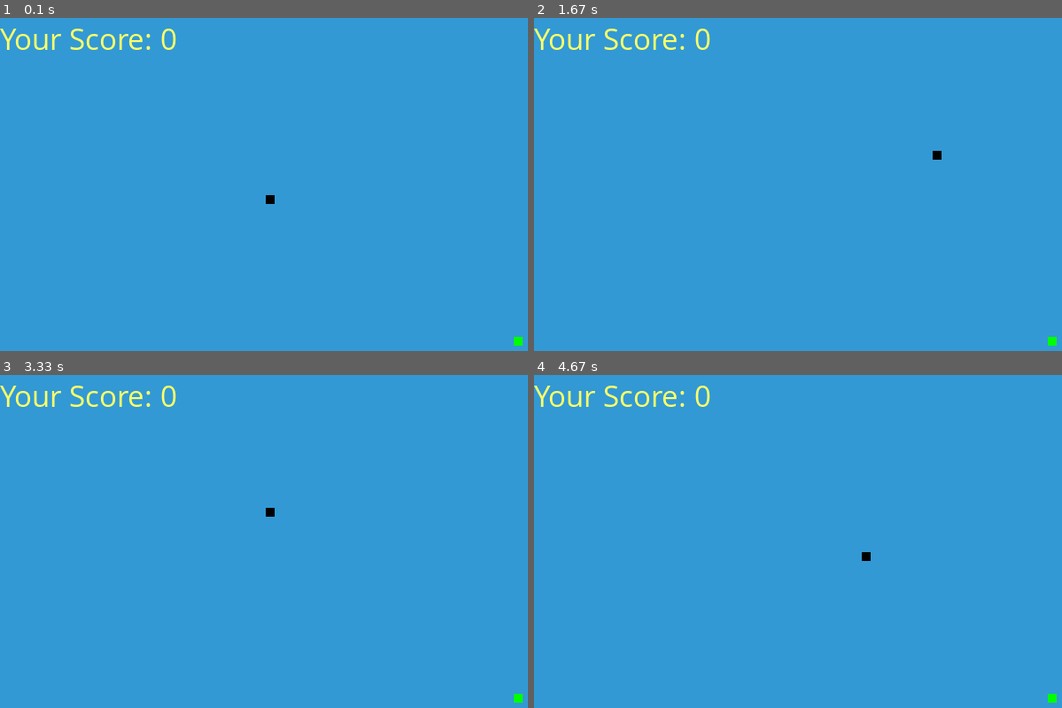
Above: before the commit, frames 1-4 (two rows, left to right).
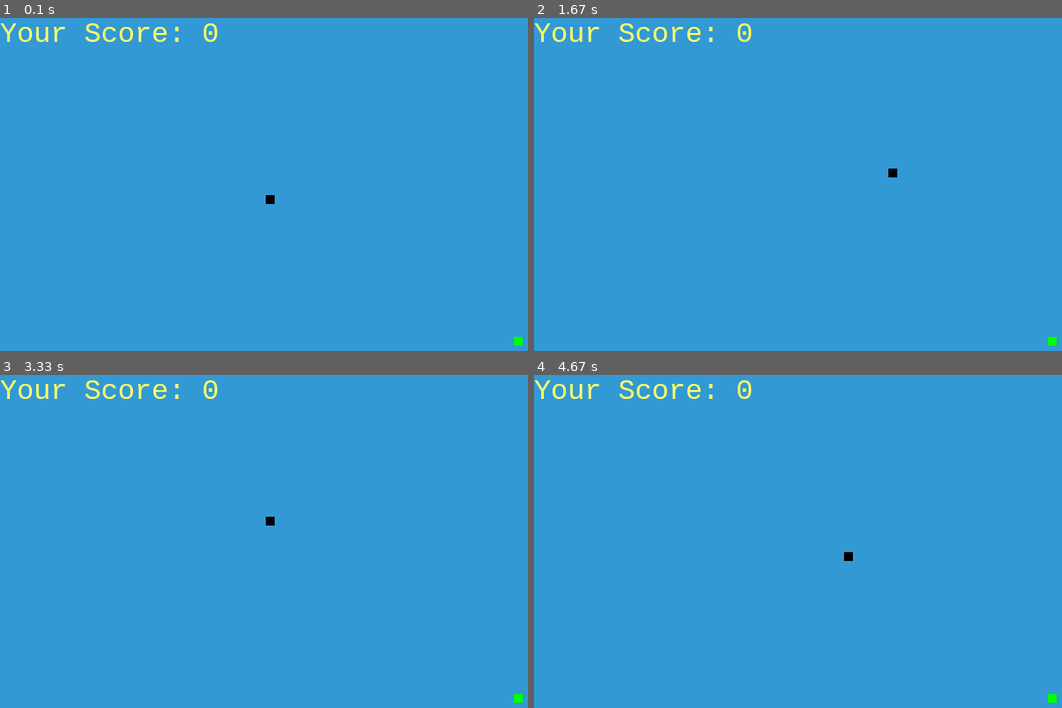
Above: after the commit, the same moments.

Repository: Cal-theDevGirl/pygames
Game: pygame game, started from snake.py
The game is run twice, just before and just after one commit, with the same random seed, the same clock (stepped at 60 frames per second) and the same inputs.
Inputs:
- Up to frame 1 (0.1 s): no input
- Up to frame 2 (1.67 s): hold Right 0.33-0.8 s; hold Up 0.83-1.13 s; hold Right 1.17-1.63 s
- Up to frame 3 (3.33 s): hold Left 1.67-2.2 s; hold Down 2.23-2.53 s; hold Left 2.57-2.97 s; hold Up from 3 s (still down)
- Up to frame 4 (4.67 s): release Up at 3.37 s; hold Right 3.4-4.03 s; hold Down 4.07-4.43 s; hold Left from 4.47 s (still down)

The runs differ from the first frame. In frame 1, 1.1% of the frame differs, in the area x 0-42%, y 1-10%; in frame 2, 1.2%, in the area x 0-78%, y 1-48%; in frame 3, 1.2%; in frame 4, 1.2%.

Commit message:
added speed var(can be changed)

Diff:
--- a/snake.py
+++ b/snake.py
@@ -3,7 +3,7 @@
 import random
 
 pygame.init()
-
+speed = 10
 white = (255, 255, 255)
 yellow = (255, 255, 102)
 black = (0, 0, 0)
@@ -15,15 +15,15 @@
 dis_height = 400
 
 dis = pygame.display.set_mode((dis_width, dis_height))
-pygame.display.set_caption('Snake Game by Edureka')
+pygame.display.set_caption('SDL Snake')
 
 clock = pygame.time.Clock()
 
 snake_block = 10
-snake_speed = 15
+snake_speed = speed
 
 font_style = pygame.font.SysFont("bahnschrift", 25)
-score_font = pygame.font.SysFont("comicsansms", 35)
+score_font = pygame.font.SysFont("consolas", 35)
 
 
 def Your_score(score):
